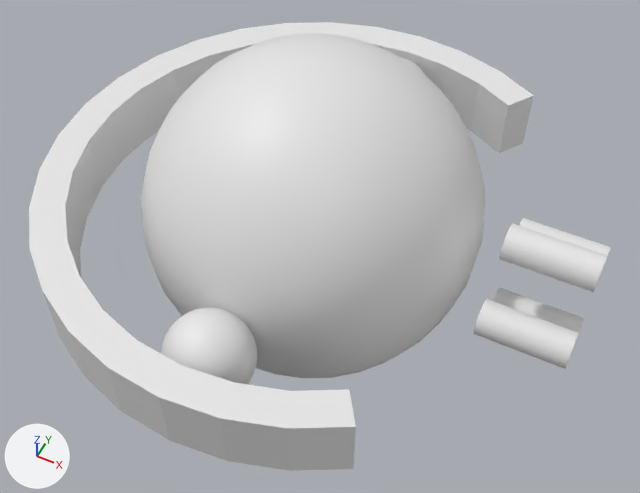
The Blender file Assets/Prefabs/Enemy/Drone/drone1.blend: old version first, new version second.
Both versions are drawn from a camera (50 mm lens) standing at (1.67, -3.27, 3.76) and looking at (0.11, -0.14, -0.15). Arrows for +X, +Y and +Z are at lower left; the lights stay in place.

Names of what the first picture shows: 'Body', 'Joint', 'Role1', 'Role2', 'Wing'.
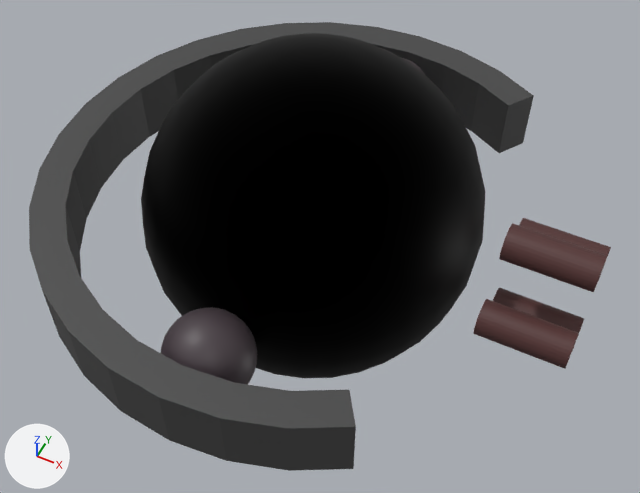
Where the change shows, as pixel boxes (x1, y1, x2, y2) in the pictures (640 x 493 px):
'Body', recoloured (white to black)
    both: (141, 33, 485, 378)
'Wing', recoloured (white to grey)
    both: (29, 22, 534, 471)
'Role2', recoloured (white to brown)
    both: (493, 223, 607, 351)
'Joint', recoloured (white to grey)
    both: (161, 58, 424, 385)
'Role1', recoloured (white to brown)
    both: (474, 218, 611, 369)

The edits, one by one:
Material 'マテリアル.004' (mat_マテリアル_004) is new.
Its base color is (0.0908, 0.0319, 0.0307) (brown #553231).
Material 'マテリアル' (mat_マテリアル) is new.
Its base color is (0.0662, 0.0485, 0.0582) (dark grey #493e44).
Material 'マテリアル.001' (mat_マテリアル_001) is new.
Its base color is (0.0618, 0.0618, 0.0618) (dark grey #464646).
Material 'マテリアル.003' (mat_マテリアル_003) is new.
Its base color is (0.0, 0.0, 0.0) (black #000000).
Its metallic is 1.0.
Its specular ior level is 1.0.
me_球 has 482 vertices, 512 faces and spans x -1.0..1.0, y -1.0..1.0, z -1.0..1.0.
me_球 now uses material mat_マテリアル_003 (black #000000).
me_円柱 has 92 vertices, 90 faces and spans x -1.6..1.6, y -1.6..0.89, z -0.1..0.1.
me_円柱 now uses material mat_マテリアル_001 (dark grey #464646).
me_球_001 has 482 vertices, 512 faces and spans x -1.0..1.0, y 3.8..5.8, z -1.0..1.0.
me_球_001 now uses material mat_マテリアル (dark grey #493e44).
me_円柱_001 has 64 vertices, 34 faces and spans x 1.149..1.649, y 0.202..0.402, z -0.1..0.1.
me_円柱_001 now uses material mat_マテリアル_004 (brown #553231).
me_円柱_002 has 64 vertices, 34 faces and spans x 1.149..1.649, y -0.1..0.1, z 0.202..0.402.
me_円柱_002 now uses material mat_マテリアル_004 (brown #553231).
